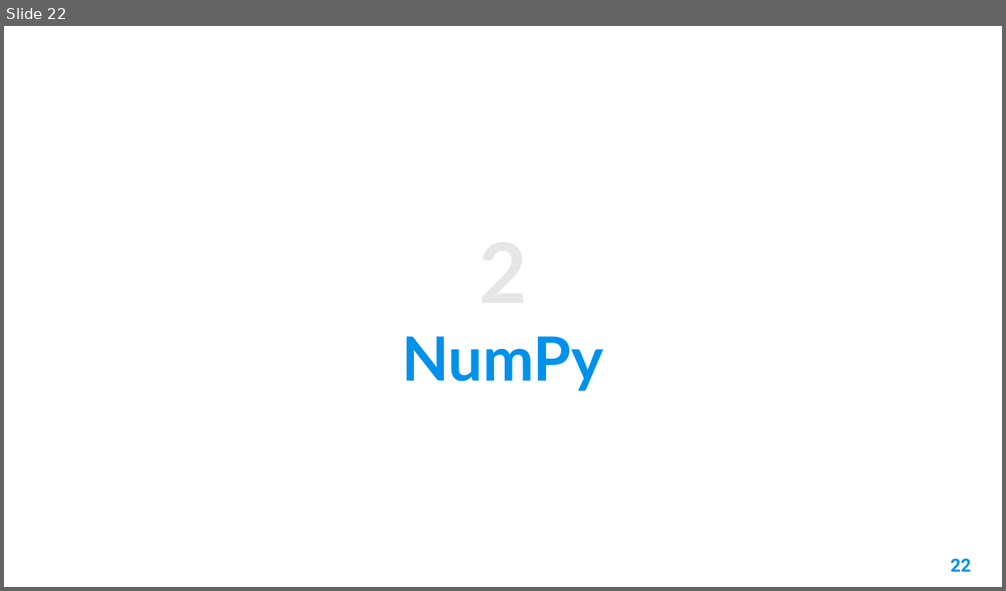
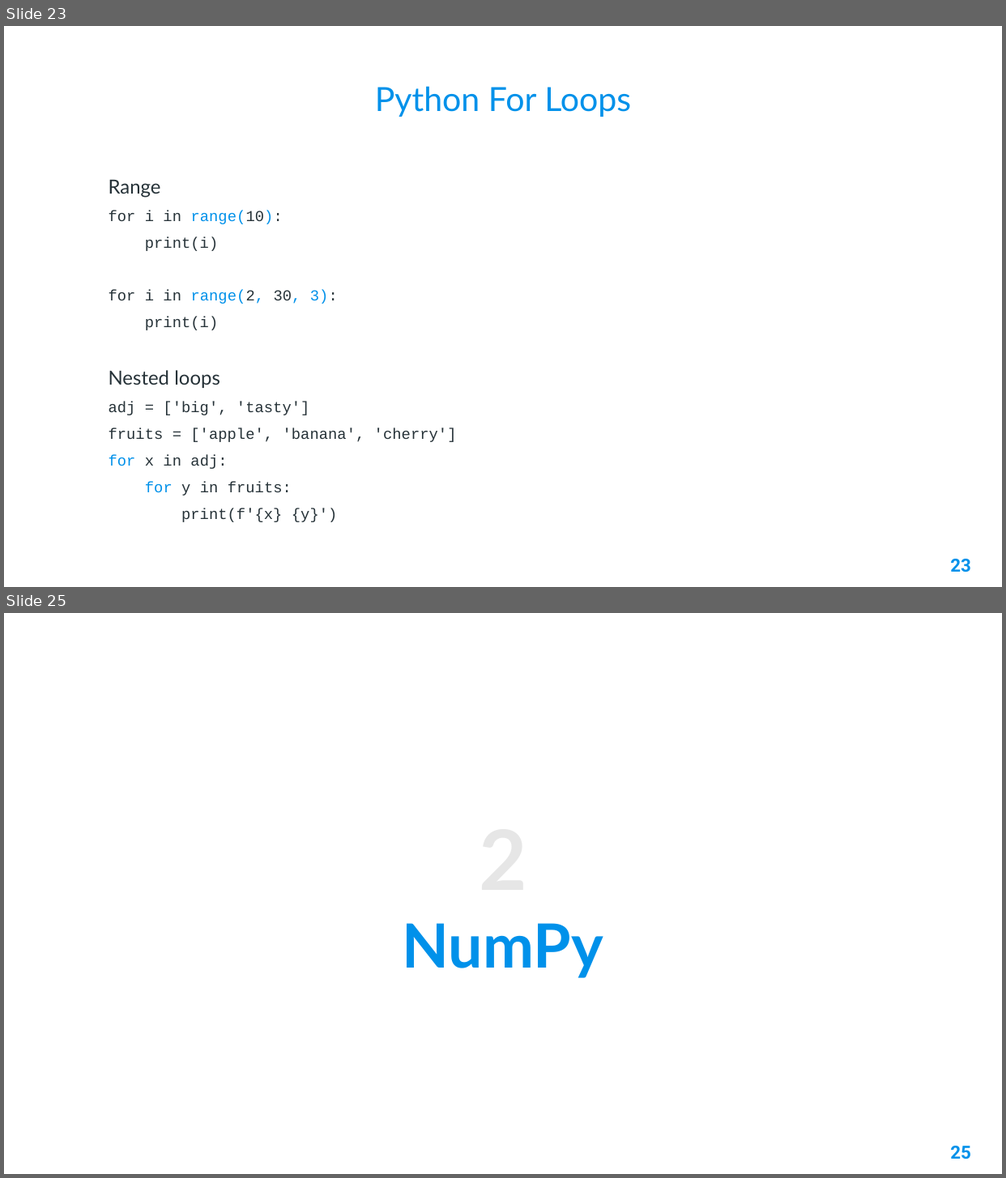
Before and after one commit to AleeRezaa/learn-python, a slide deck: Python.pptx. Shown one above the other, each under a label of ours: slide 22 before the commit, slides 23 and 25 after it; the slides between them are not shown. The pictures are 1006x591 and 1006x1178 pixels, drawn with LibreOffice and Linux fonts; fonts in the diff are those of the drawing; background and template pictures are left out. Boxes give left, top, right and bottom in pixels: in the first picture for what was removed or moved away, otherwise in the second. Text is boxed around its words. In the diff, an @@ line names an element or a change of style, - is before the commit and + after.

Commit message:
add for loops

```diff
--- a/Python.pptx
+++ b/Python.pptx
@@ slide 23 added at [4,26,1002,587], background picture (left out) @@
@@ title added at [375,86,631,117], 24 pt, text #0091EA @@
+Python For Loops
@@ text added at [108,180,457,523], 11 pt, text #263238 @@
+Range
+for i in range(10):
+print(i)
+for i in range(2, 30, 3):
+print(i)
+Nested loops
+adj = ['big', 'tasty']
+fruits = ['apple', 'banana', 'cherry']
+for x in adj:
+for y in fruits:
+print(f'{x} {y}')
@@ page number added at [950,559,970,573], 13 pt, text #0091EA, bold @@
+23
@@ what was slide 22 is now slide 25 @@
@@ page number at [950,1146,970,1160]: text changed @@
-22
+25
```
Also in this commit, not shown: 17 slides changed, 2 other slides added.
